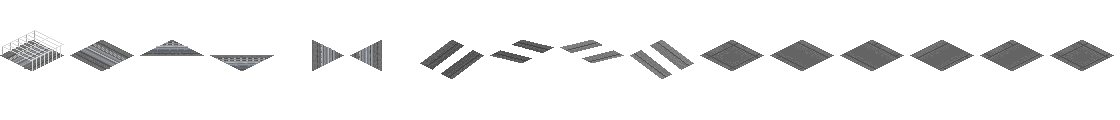
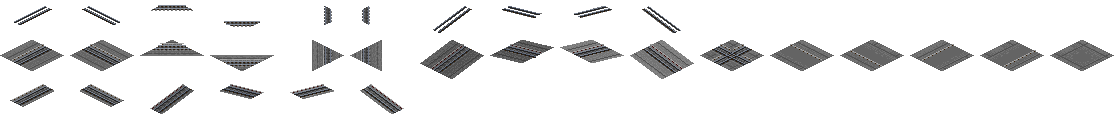
Layer changes from the first 1120px x 120px image to the second:
showed group "1435/1372" (11 layers) over [10, 5, 1036, 114]
showed group "Metro" (4 layers) over [12, 40, 1036, 114]
added layer "Layer 9 copy" (17%) in group "Metro" over [151, 42, 544, 114]
showed "Urban" over [10, 5, 752, 114]
hid "Guideway roofing" over [2, 30, 64, 71]
hid "Guideway" over [8, 42, 373, 69]
painted on "Urban Underlay" over [14, 45, 681, 74]
